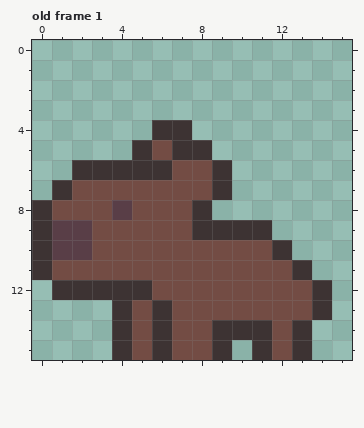
Pixel-art file -- transference/characters/players/sprites/capy.aseprite. The picture above was drawn from the file before the commit.
16x16 pixels, 1 frame. Shown: old frame 1. The commit also changed other frames, which this record leaves out.
The result:
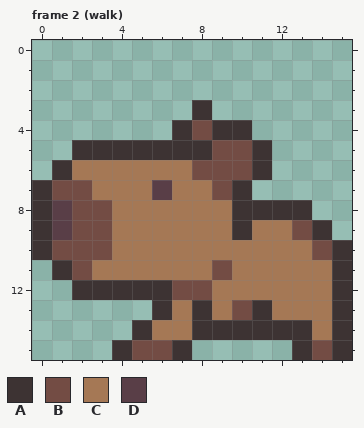
Palette (. is transparent): A #3d3333  B #734c44  C #a57855  D #593e47
A new or re-ordered frame is compared with the old frame closest to it.
The edit:
frames 1 -> 3
Changed rows in their new state; - is an unchanged pixel.
Frame 2 (walk) is new; against old frame 1:
first column x 0:
 3 --------A-------
 4 ------.-BAA-----
 5 --AAA-A--BBA----
 6 -ACCCCCC-BBA----
 7 AB-CCCDCCBA-----
 8 -D--CCCCCCAAAA--
 9 --B-CCCCCC-CCBA-
10 -BB-CCCCCCCCCCBA
11 .A-CCCCCC-CCCCCA
12 -.----A--CCCCCCA
13 ----..-CAC-ACCCA
14 ----.ACCA---A-CA
15 ------BA..-..-BA
Changed places in both pictures, as pixel boxes (x1, y1, x2, y2):
changed: (32, 100, 352, 360)
